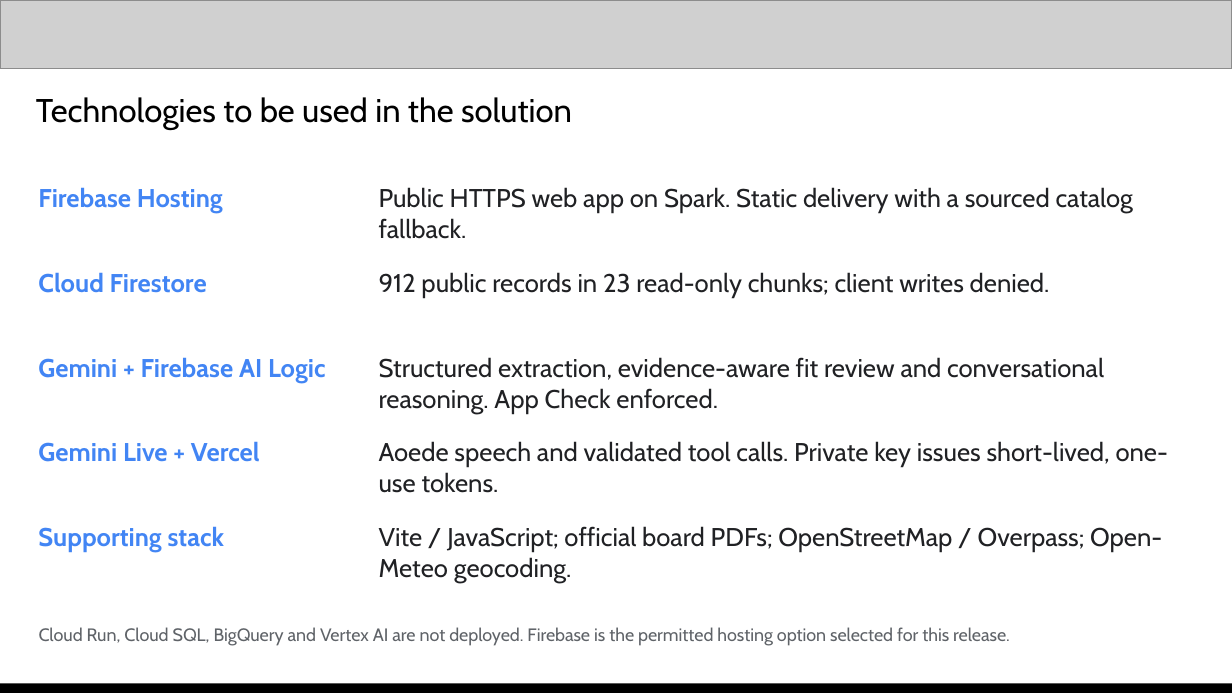
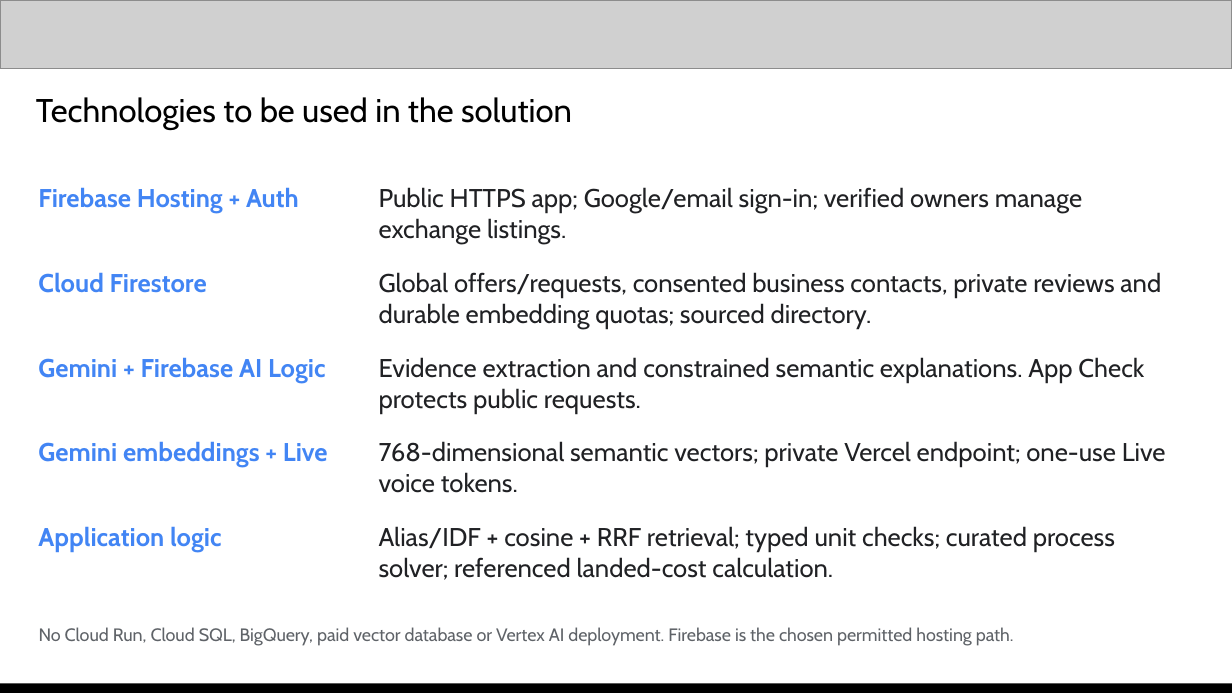
Before and after one commit to anshuman542018/wasterecast, a slide deck: slide 9 of submission/Clorex_WasteRecast_Pitch_Deck.pptx. Drawn at 1232x693 pixels with LibreOffice and Linux fonts; fonts in the diff are those of the drawing; grey boxes stand for pictures. Boxes give left, top, right and bottom in pixels: in the first picture for what was removed or moved away, otherwise in the second. Text is boxed around its words. In the diff, an @@ line names an element or a change of style, - is before the commit and + after.

```diff
--- a/submission/Clorex_WasteRecast_Pitch_Deck.pptx
+++ b/submission/Clorex_WasteRecast_Pitch_Deck.pptx
@@ text at (x1=38, y1=187, x2=299, y2=213): text changed @@
-Firebase Hosting
+Firebase Hosting + Auth
@@ text at (x1=379, y1=187, x2=1082, y2=244): text changed @@
-Public HTTPS web app on Spark. Static delivery with a sourced catalog fallback.
+Public HTTPS app; Google/email sign-in; verified owners manage exchange listings.
@@ text at (x1=379, y1=272, x2=1161, y2=329): text changed @@
-912 public records in 23 read-only chunks; client writes denied.
+Global offers/requests, consented business contacts, private reviews and durable embedding quotas; sourced directory.
@@ text at (x1=379, y1=357, x2=1144, y2=413): text changed @@
-Structured extraction, evidence-aware fit review and conversational reasoning. App Check enforced.
+Evidence extraction and constrained semantic explanations. App Check protects public requests.
@@ text at (x1=38, y1=441, x2=328, y2=467): text changed @@
-Gemini Live + Vercel
+Gemini embeddings + Live
@@ text at (x1=379, y1=441, x2=1166, y2=493): text changed @@
-Aoede speech and validated tool calls. Private key issues short-lived, one-use tokens.
+768-dimensional semantic vectors; private Vercel endpoint; one-use Live voice tokens.
@@ text at (x1=38, y1=526, x2=222, y2=552): text changed @@
-Supporting stack
+Application logic
@@ text at (x1=379, y1=526, x2=1115, y2=580): text changed @@
-Vite / JavaScript; official board PDFs; OpenStreetMap / Overpass; Open-Meteo geocoding.
+Alias/IDF + cosine + RRF retrieval; typed unit checks; curated process solver; referenced landed-cost calculation.
@@ text at (x1=39, y1=627, x2=1014, y2=646): text changed @@
-Cloud Run, Cloud SQL, BigQuery and Vertex AI are not deployed. Firebase is the permitted hosting option selected for this release.
+No Cloud Run, Cloud SQL, BigQuery, paid vector database or Vertex AI deployment. Firebase is the chosen permitted hosting path.
```
Also in this commit, not shown: 14 other slides changed, 10 other files.
